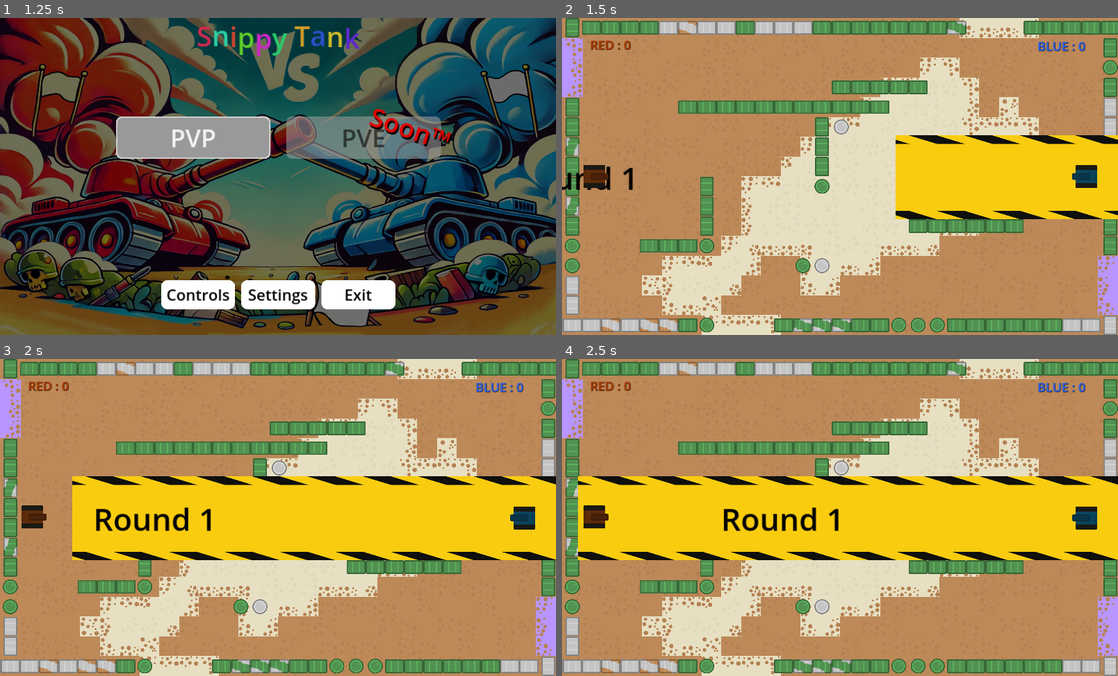
Above: before the commit, frames 1-4 (two rows, left to right).
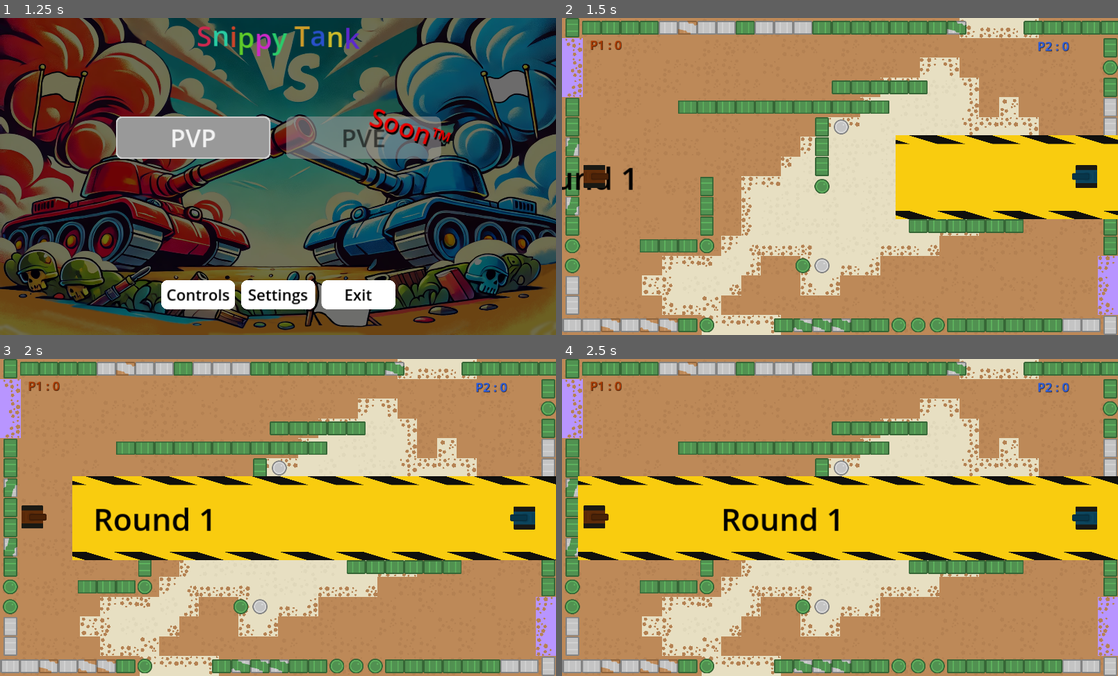
Above: after the commit, the same moments.

Repository: Iron-Wolf/snippy_tank
Game: Godot game, scene res://scenes/menus/intro.tscn
The game is run twice, just before and just after one commit, with the same random seed, the same clock (stepped at 60 frames per second) and the same inputs.
Inputs:
- Up to frame 1 (1.25 s): tap Enter (p_start) at 0.5, 0.6 s
- Up to frame 2 (1.5 s): click "PVP" at 1.25 s
- Up to frame 3 (2 s): no input
- Up to frame 4 (2.5 s): tap Enter (p_start) at 2.1 s

Frame 1 is identical in both runs. In frame 2, 0.3% of the frame differs, in the area x 5-95%, y 7-11%; in frame 3, 0.3%; in frame 4, 0.3%.

Commit message:
refactor PlayerInfo class + bullet (colliding and casing)

Diff:
--- a/project.godot
+++ b/project.godot
@@ -17,6 +17,7 @@
 
 [autoload]
 
+C="*res://scripts/autoload/class.gd"
 GameState="*res://scripts/autoload/game_state.gd"
 PlayerState="*res://scripts/autoload/player_state.gd"
 Utils="*res://scripts/autoload/utils.gd"
--- /dev/null
+++ b/scenes/bullet_casing.tscn
@@ -0,0 +1,20 @@
+[gd_scene load_steps=2 format=3 uid="uid://dhbl8qhw3fqkw"]
+
+[ext_resource type="Script" path="res://scripts/bullet_casing.gd" id="1_kbedw"]
+
+[node name="BulletCasing" type="Sprite2D"]
+script = ExtResource("1_kbedw")
+
+[node name="ColorRect" type="ColorRect" parent="."]
+anchors_preset = 8
+anchor_left = 0.5
+anchor_top = 0.5
+anchor_right = 0.5
+anchor_bottom = 0.5
+offset_left = -7.5
+offset_top = -5.5
+offset_right = 6.5
+offset_bottom = 6.5
+grow_horizontal = 2
+grow_vertical = 2
+color = Color(0.375612, 0.389716, 0.395735, 1)
--- a/scenes/levels/lvl_1.tscn
+++ b/scenes/levels/lvl_1.tscn
@@ -171,7 +171,6 @@
 offset_bottom = 112.0
 theme_override_colors/font_color = Color(0.750102, 0.254084, 0, 1)
 theme_override_colors/font_shadow_color = Color(0, 0, 0, 1)
-text = "RED : "
 script = ExtResource("17_12j5d")
 player_id = 1
 
@@ -185,7 +184,6 @@
 offset_bottom = 116.0
 theme_override_colors/font_color = Color(0.183202, 0.414188, 1, 1)
 theme_override_colors/font_shadow_color = Color(0, 0, 0, 1)
-text = "BLUE : "
 script = ExtResource("17_12j5d")
 player_id = 2
 
@@ -199,7 +197,6 @@
 offset_bottom = 964.0
 theme_override_colors/font_color = Color(0.825805, 0.776458, 0.635643, 1)
 theme_override_colors/font_shadow_color = Color(0, 0, 0, 1)
-text = "WHITE : "
 script = ExtResource("17_12j5d")
 player_id = 3
 
@@ -213,7 +210,6 @@
 offset_bottom = 967.0
 theme_override_colors/font_color = Color(0, 0.537255, 0.168627, 1)
 theme_override_colors/font_shadow_color = Color(0, 0, 0, 1)
-text = "GREEN : "
 script = ExtResource("17_12j5d")
 player_id = 4
 
--- a/scenes/menus/end_results.tscn
+++ b/scenes/menus/end_results.tscn
@@ -59,7 +59,7 @@
 
 [node name="Label" type="Label" parent="GameStats"]
 layout_mode = 2
-text = "Stats"
+text = "Distance|Shot"
 horizontal_alignment = 1
 
 [node name="BottomLabel" type="RichTextLabel" parent="."]
--- /dev/null
+++ b/scripts/autoload/class.gd
@@ -0,0 +1,18 @@
+extends Node
+
+class PlayerInfo:
+	var name: String = ""
+	var score: int = 0
+	var color: Color = Color.WHITE
+	var travel_total: float = 0
+	var shot_total: int = 0
+
+	func get_travel_meter() -> int:
+		# scale travel distance to a somewhat "meter" unit
+		return roundi(travel_total * 0.03)
+
+	func to_score_format() -> String:
+		return str(name, " : ", score)
+
+	func to_stats_format() -> String:
+		return str(get_travel_meter(), "m|", shot_total)
--- a/scripts/autoload/game_state.gd
+++ b/scripts/autoload/game_state.gd
@@ -5,8 +5,7 @@
 var player_number: int = 2
 # track player's info between levels
 var p_infos: Dictionary = {
-	1: PlayerInfo.new(),
-	2: PlayerInfo.new(),
+	#1: C.PlayerInfo.new(),
 }
 
 # score to win the game
@@ -25,12 +24,25 @@
 const MAX_PLAYER: int = 4
 
 # === OTHER ===
-class PlayerInfo:
-	var name: String = ""
-	var score: int = 0
-	var travel_total: float = 0
-
 func reset_state() -> void:
 	current_round = 0
-	for k in range(1, MAX_PLAYER+1):
-		p_infos[k] = PlayerInfo.new()
+	for k in range(1, player_number+1):
+		p_infos[k] = C.PlayerInfo.new()
+		match k:
+			1:
+				p_infos[k].name = "P1"
+				p_infos[k].color = COLOR_1
+			2:
+				p_infos[k].name = "P2"
+				p_infos[k].color = COLOR_2
+			3:
+				p_infos[k].name = "P3"
+				p_infos[k].color = COLOR_3
+			4:
+				p_infos[k].name = "P4"
+				p_infos[k].color = COLOR_4
+
+var COLOR_1: Color = Color.from_string("#bf4100", Color.RED)
+var COLOR_2: Color = Color.from_string("#2f6aff", Color.BLUE)
+var COLOR_3: Color = Color.from_string("#978961", Color.BEIGE)
+var COLOR_4: Color = Color.from_string("#00892b", Color.FOREST_GREEN)
--- a/scripts/bullet.gd
+++ b/scripts/bullet.gd
@@ -15,6 +15,7 @@
 
 func _ready() -> void:
 	time_before_active.start(TIME_BEFORE_ACTIVE)
+	connect("area_entered", _on_area_entered)
 	connect("body_entered", _on_bullet_body_entered)
 	# smoke is slower than the explosion
 	smoke.connect("finished", func():
@@ -29,6 +30,12 @@
 	if KEEP_VELOCITY:
 		# apply player momentum to the bullet
 		translate(translate_direction * delta)
+
+func _on_area_entered(area: Area2D) -> void:
+	# preloaded object doesn't have static name
+	var isBullet = area.get_meta("isBullet")
+	if isBullet:
+		area.goodbye_little_one()
 
 func _on_bullet_body_entered(collided_body) -> void:
 	if !GameState.in_game_scene:
@@ -47,10 +54,15 @@
 		and time_before_active.time_left > 0:
 		return
 
-	var player_array = ["P1", "P2", "P3", "P4"]
-	if collided_body.name in player_array and !collided_body.is_killed:
-		collided_body.killed(origin_body.player_id);
+	# check if a player is killed
+	for k in GameState.p_infos.keys():
+		if collided_body.name in GameState.p_infos[k].name \
+			and !collided_body.is_killed:
+			collided_body.killed(origin_body.player_id);
 
+	goodbye_little_one()
+
+func goodbye_little_one() -> void:
 	# remove the bullet from the scene
 	%Sprite.visible = false
 	%Collision.set_deferred("disabled", true)
--- /dev/null
+++ b/scripts/bullet_casing.gd
@@ -0,0 +1,12 @@
+extends Sprite2D
+
+var speed: float = randf_range(10,15)
+var rot: float = randf_range(-3,3)
+
+func _process(_delta: float) -> void:
+	if speed < 0:
+		return
+
+	position += transform.y * speed
+	rotation += deg_to_rad(rot)
+	speed = lerpf(speed, -0.1, 0.1)
--- a/scripts/levels/lvl_1.gd
+++ b/scripts/levels/lvl_1.gd
@@ -14,6 +14,8 @@
 
 func _ready() -> void:
 	_respawn_process()
+	if (GameState.p_infos.is_empty()):
+		GameState.reset_state()
 	t_hide_banner.wait_time = TIMER_WIN_BANNER
 	t_show_banner.wait_time = TIMER_WIN_BANNER
 	t_show_banner.connect("timeout", func():
--- a/scripts/menus/end_results.gd
+++ b/scripts/menus/end_results.gd
@@ -1,9 +1,4 @@
 extends Control
-
-var COLOR_1: Color = Color.from_string("#bf4100", Color.RED)
-var COLOR_2: Color = Color.from_string("#2f6aff", Color.BLUE)
-var COLOR_3: Color = Color.from_string("#978961", Color.BEIGE)
-var COLOR_4: Color = Color.from_string("#00892b", Color.FOREST_GREEN)
 
 func _ready() -> void:
 	# order scores by value
@@ -12,40 +7,30 @@
 
 	var max_val: int = 0
 	for k in GameState.p_infos.keys():
-		var pi: GameState.PlayerInfo = GameState.p_infos[k]
+		var pi: C.PlayerInfo = GameState.p_infos[k]
 		max_val = pi.score if pi.score > max_val else max_val
 
 	for i in range(max_val, -1, -1):
 		for k in GameState.p_infos.keys():
-			var pi: GameState.PlayerInfo = GameState.p_infos[k]
+			var pi: C.PlayerInfo = GameState.p_infos[k]
 			if pi.score == i:
 				keys_order.push_back(k)
-				if GameState.player_number >= 1 and k == 1:
-					_add_score("RED: "+str(i), COLOR_1)
-					_add_stats(str(roundi(pi.travel_total))+"m", COLOR_1)
-				elif GameState.player_number >= 2 and k == 2:
-					_add_score("BLUE: "+str(i), COLOR_2)
-					_add_stats(str(roundi(pi.travel_total))+"m", COLOR_2)
-				elif GameState.player_number >= 3 and k == 3:
-					_add_score("WHITE: "+str(i), COLOR_3)
-					_add_stats(str(roundi(pi.travel_total))+"m", COLOR_3)
-				elif GameState.player_number >= 4 and k == 4:
-					_add_score("GREEN: "+str(i), COLOR_4)
-					_add_stats(str(roundi(pi.travel_total))+"m", COLOR_4)
+				_add_score(pi)
+				_add_stats(pi)
 
-func _add_score(txt: String, color: Color) -> void:
+func _add_score(pi: C.PlayerInfo) -> void:
 	var l = Label.new()
-	l.text = txt
-	l.add_theme_color_override("font_color", color)
+	l.text = pi.to_score_format()
+	l.add_theme_color_override("font_color", pi.color)
 	l.horizontal_alignment = HORIZONTAL_ALIGNMENT_CENTER
-	get_node("%ScoreBoard").add_child(l)
+	%ScoreBoard.add_child(l)
 
-func _add_stats(txt: String, color: Color) -> void:
+func _add_stats(pi: C.PlayerInfo) -> void:
 	var l = Label.new()
-	l.text = txt
-	l.add_theme_color_override("font_color", color)
+	l.text = pi.to_stats_format()
+	l.add_theme_color_override("font_color", pi.color)
 	l.horizontal_alignment = HORIZONTAL_ALIGNMENT_CENTER
-	get_node("%GameStats").add_child(l)
+	%GameStats.add_child(l)
 
 func _process(_delta: float) -> void:
 	# wait 2s before we resume to the main screen
--- a/scripts/menus/main.gd
+++ b/scripts/menus/main.gd
@@ -13,7 +13,6 @@
 var clock_sign: int = 1
 
 func _ready() -> void:
-	# reset global variables
 	GameState.reset_state()
 	# alternate sign on each clock cycle
 	%Clock.connect("timeout", func():
--- a/scripts/player.gd
+++ b/scripts/player.gd
@@ -16,6 +16,7 @@
 @onready var init_rotation: float = rotation
 @onready var init_barrel_rotation: float = $Barrel.rotation
 const bullet_ps: PackedScene = preload("res://scenes/bullet.tscn")
+const bullet_casing_ps: PackedScene = preload("res://scenes/bullet_casing.tscn")
 const track_normal: Texture2D = preload("res://assets/Tanks/tracksSmall2.png")
 const track_drift: Texture2D = preload("res://assets/Tanks/tracksSmall5.png")
 const explosion_ps: PackedScene = preload("res://scenes/explosion.tscn")
@@ -48,6 +49,7 @@
 var aim_direction: Vector2 = Vector2.ZERO
 var last_aim_direction: Vector2 = Vector2.ZERO
 var ammo_left: int
+var shot_total: int = 0 # cumulated number of shot
 var travel_total: float = 0 # cumulated distance traveled
 var travel_total_previous: float = 0 # detect if player has moved
 var travel_place_track: float = 0 # loop to "0" every 100 units
@@ -272,11 +274,19 @@
 	if ammo_left == 0:
 		return
 	ammo_left -= 1
+	shot_total += 1
+
 	var b:Area2D = bullet_ps.instantiate()
 	b.origin_body = self
+	b.set_meta("isBullet", true)
 	b.translate_direction = velocity
 	parent_owner.add_child(b)
 	b.transform = $Barrel/SpawnBullet.global_transform
+
+	var bc = bullet_casing_ps.instantiate()
+	bc.transform = $Barrel/SpawnBullet.global_transform
+	if (spw != null):
+		spw.add_child(bc)
 
 	fight_started.emit()
 	$ShootAudio.play(0.4)
@@ -332,6 +342,6 @@
 	current_loaded_tracks = []
 
 func _exit_tree() -> void:
-	var pi: GameState.PlayerInfo = GameState.p_infos[player_id]
-	# scale travel distance to a somewhat "meter" unit
-	pi.travel_total = travel_total * 0.03
+	var pi: C.PlayerInfo = GameState.p_infos[player_id]
+	pi.travel_total = travel_total
+	pi.shot_total = shot_total
--- a/scripts/score.gd
+++ b/scripts/score.gd
@@ -1,7 +1,6 @@
 extends Label
 
 @export var player_id: int = 0
-var init_text: String = text
 
 func _ready() -> void:
 	if player_id == 0:
@@ -14,6 +13,6 @@
 	_update_score()
 
 func _update_score() -> void:
-	var pi: GameState.PlayerInfo = GameState.p_infos.get(player_id)
-	if pi != null:
-		text = init_text + str(pi.score)
+	if GameState.p_infos.has(player_id):
+		var pi: C.PlayerInfo = GameState.p_infos[player_id]
+		text = pi.to_score_format()
